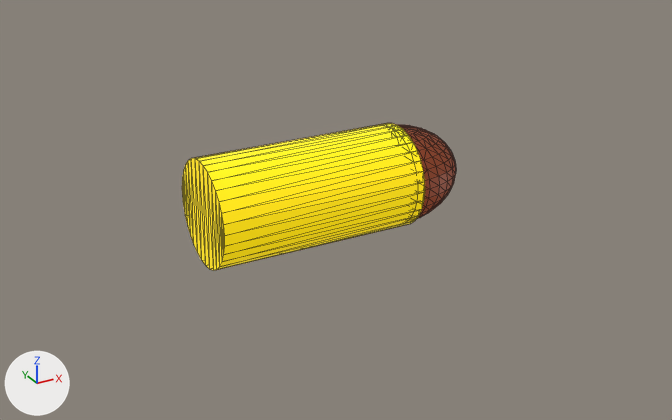
A saved change to the glTF model models/bullet.glb.
Before and after are seen from a camera (50 mm lens) standing at (-0.715, -1.421, 0.663) and looking at (0.079, 0.023, -0.059). The axes (+X, +Y, +Z) are drawn at lower left. The lights are the same throughout. Mesh edges are drawn as thin lines.

Script lines for the objects in view, before the commit:
```python
me_cylinder = bpy.data.meshes.new('Cylinder')
me_cylinder.from_pydata(...)  # a 32-sided cylinder along z spanning x -1.0..1.0, y -1.0..1.0, z -1.0..1.0
me_cylinder.materials.append(mat_material)  # yellow #ffe500
me_sphere = bpy.data.meshes.new('Sphere')
me_sphere.from_pydata(...)  # a UV sphere (32 segments, 16 rings, poles along z) spanning x -1.0..1.0, y -1.0..1.0, z -1.0..1.0
me_sphere.materials.append(mat_material_001)  # brown #60260a
ob_cylinder = bpy.data.objects.new('Cylinder', me_cylinder)
ob_cylinder.location = (0.0, 0.0, 0.0)
ob_cylinder.rotation_euler = (0.0, 1.571, 0.0)  # degrees (0, 90, 0)
ob_cylinder.scale = (0.1, 0.1, 0.2)
ob_sphere = bpy.data.objects.new('Sphere', me_sphere)
ob_sphere.location = (0.186, 0.0, 0.0)
ob_sphere.scale = (0.14, 0.097, 0.097)
```
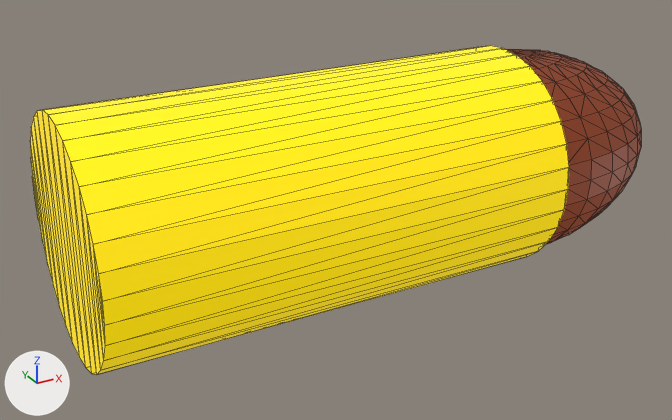
Commit message: Changed bullet model size

Diff of the bpy script that builds the scene:
```diff
--- a/models/bullet.glb.py
+++ b/models/bullet.glb.py
@@ ob_cylinder @@
 ob_cylinder.rotation_euler = (0.0, 1.571, 0.0)  # degrees (0, 90, 0)
-ob_cylinder.scale = (0.1, 0.1, 0.2)
+ob_cylinder.scale = (0.22, 0.22, 0.44)
@@ ob_sphere @@
 ob_sphere = bpy.data.objects.new('Sphere', me_sphere)
-ob_sphere.location = (0.186, 0.0, 0.0)
-ob_sphere.scale = (0.14, 0.097, 0.097)
+ob_sphere.location = (0.44, 0.0, 0.0)
+ob_sphere.scale = (0.35, 0.21, 0.21)
```

Location of each change, (x1, y1, x2, y2) in pixels of the pictures (672 x 420 px):
'Cylinder', rescaled (121% wider, 123% taller): before (182, 123, 425, 270); after (30, 46, 569, 375)
'Sphere', moved, rescaled (131% wider, 106% taller): before (398, 125, 456, 219); after (506, 49, 641, 244)
